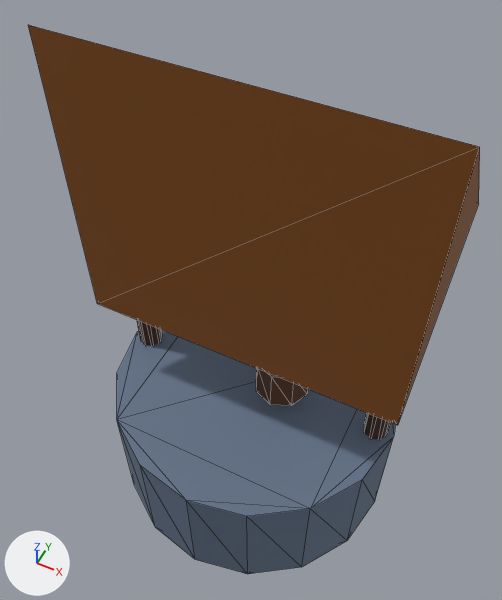
Renders of the glTF model modelos/entorno/pozo_antiguo.glb from each side of a commit.
Camera for both pictures: a camera (50 mm lens) standing at (0.98, -2.05, 3.98) and looking at (-0.05, 0.01, 1.41). The axes (+X, +Y, +Z) are drawn at lower left. The lights are the same throughout. The first picture is the older version. Mesh edges are drawn as thin lines. Where no turn or scale is listed for an object, it has been applied to the vertices.
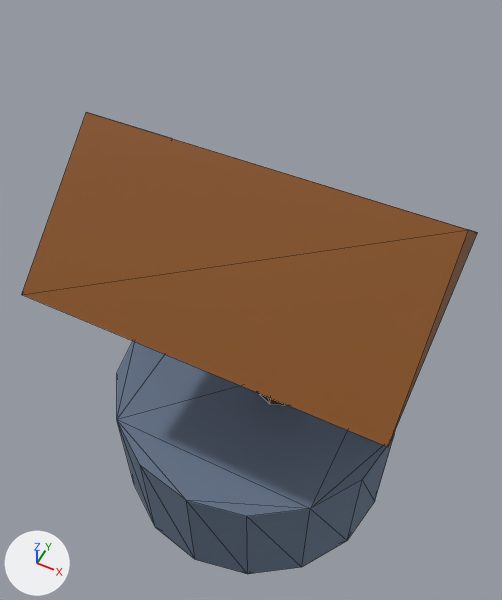
Changed parts and their boxes [x1, y1, x2, y2] in the pictures (502 x 600 px):
'Cylinder.007', deleted (brown): before [28, 25, 480, 425]
'Pozo_Techo', added (brown): after [22, 112, 477, 447]

What changed in the scene script:
```text
Add me_pozo_techo:
    me_pozo_techo.from_pydata([(-0.85, -0.65, 1.7), (0.85, -0.65, 1.7), (-0.85, 0.65, 1.7), (0.85, 0.65, 1.7), (-0.85, 0.0, 2.25), (0.85, 0.0, 2.25)], [], [(0, 1, 5), (0, 5, 4), (5, 3, 2), (5, 2, 4), (0, 4, 2), (1, 3, 5), (0, 2, 3), (0, 3, 1)])
    me_pozo_techo.materials.append(mat_mat_madera_tablas)  # brown #854d0e
Remove ob_cylinder_007:
    ob_cylinder_007 = bpy.data.objects.new('Cylinder.007', me_cylinder_007)
    ob_cylinder_007.location = (0.0, 0.0, 2.0)
Add ob_pozo_techo:
    ob_pozo_techo = bpy.data.objects.new('Pozo_Techo', me_pozo_techo)
    ob_pozo_techo.location = (0.0, 0.0, 0.0)
```
